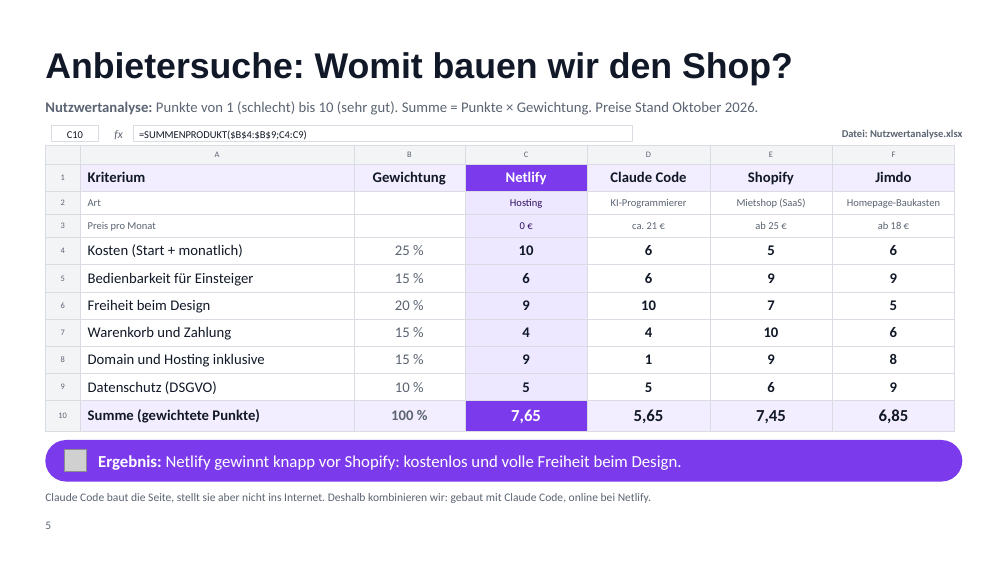
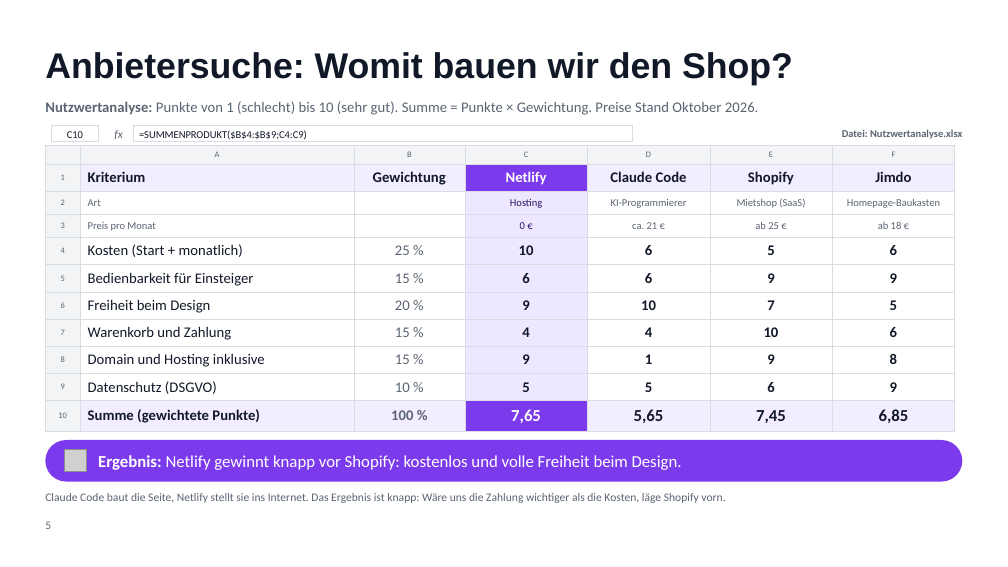
Before and after one commit to TheNickCoolst/EcomShopRepo, a slide deck: slide 5 of praesentation/LootLager_Praesentation.pptx. Drawn at 1008x567 pixels with LibreOffice and Linux fonts; fonts in the diff are those of the drawing; grey boxes stand for pictures; background and template pictures are left out. Boxes give left, top, right and bottom in pixels: in the first picture for what was removed or moved away, otherwise in the second. Text is boxed around its words. In the diff, an @@ line names an element or a change of style, - is before the commit and + after.

```diff
--- a/praesentation/LootLager_Praesentation.pptx
+++ b/praesentation/LootLager_Praesentation.pptx
@@ text at (45, 493, 725, 503): text changed @@
-Claude Code baut die Seite, stellt sie aber nicht ins Internet. Deshalb kombinieren wir: gebaut mit Claude Code, online bei Netlify.
+Claude Code baut die Seite, Netlify stellt sie ins Internet. Das Ergebnis ist knapp: Wäre uns die Zahlung wichtiger als die Kosten, läge Shopify vorn.
```
Also in this commit, not shown: 4 other slides changed, 15 other files.
